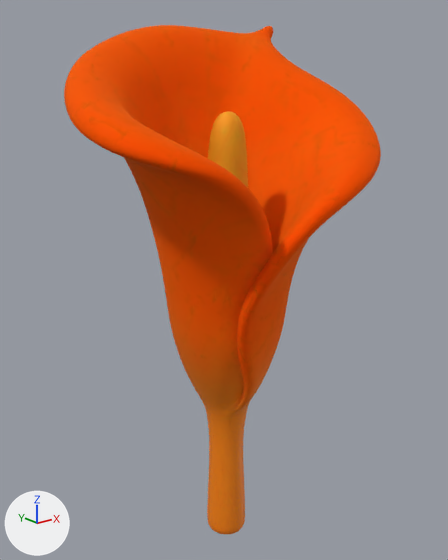
Two versions of the glTF model assets/models/calla_lily.glb, one commit apart.
Rendered twice from a 50 mm camera at (-1.33, -1.672, 0.724) aimed at (0.015, 0.009, 0.052). The axes (+X, +Y, +Z) are drawn at lower left. The lights are the same throughout. The picture after the commit comes second. Where no turn or scale is listed for an object, it has been applied to the vertices. Vertices at exactly the same position are counted once.
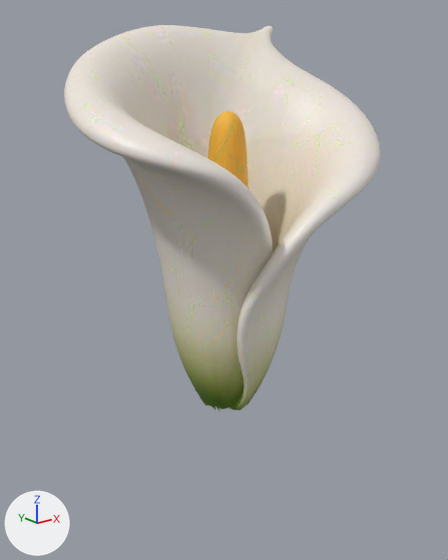
What differs and where, as boxes [x1, y1, x2, y2] in the pictures (448 x 560 px):
'Mesh_0', surface changed, reshaped (orange to white, 24% shorter): before [64, 25, 381, 534]; after [64, 25, 381, 411]
part 1 of me_mesh_0, cut back: before [202, 401, 249, 534]; after [229, 406, 237, 410]

Edits to the bpy script that builds the scene:
```text
Change img_image_0:
    img_image_0: load_image('Image_0', '_unpacked/Image_0', 1024, 1024, 'sRGB') -> load_image('Image_0', '_unpacked/Image_0', 512, 512, 'Non-Color')
Change img_image_1:
    img_image_1: load_image('Image_1', '_unpacked/Image_1', 1024, 1024, 'Non-Color') -> load_image('Image_1', '_unpacked/Image_1', 512, 512, 'sRGB')
Change mat_material_0:
    where n2 = _N.new('ShaderNodeTexImage'); n2.name = 'Image Texture'
    n2.image: img_image_0 -> img_image_1
    where n4 = _N.new('ShaderNodeTexImage'); n4.name = 'Image Texture.001'
    n4.image: img_image_1 -> img_image_0
Change me_mesh_0:
    used by ob_mesh_0; location = (0.0, 0.0, 0.0)
    remove me_mesh_0.from_pydata(...)  # 19982 vertices, 39981 faces; spans x -0.53..0.53, y -0.43..0.43, z -0.95..0.95
    add me_mesh_0.from_pydata(...)  # 18606 vertices, 37155 faces; spans x -0.53..0.53, y -0.43..0.43, z -0.4..0.95
    me_mesh_0 part 1: 5 vertices moved within x -0.07..-0.06, y -0.14..0.03, z -0.39..-0.38; 1376 vertices removed from x -0.11..0.07, y -0.16..0.04, z -0.95..-0.38
```
